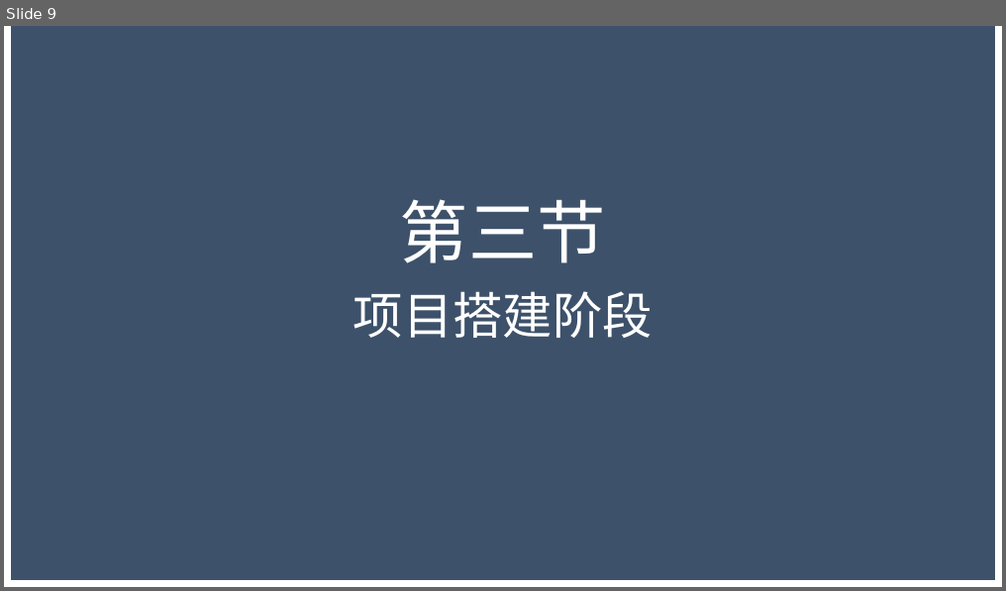
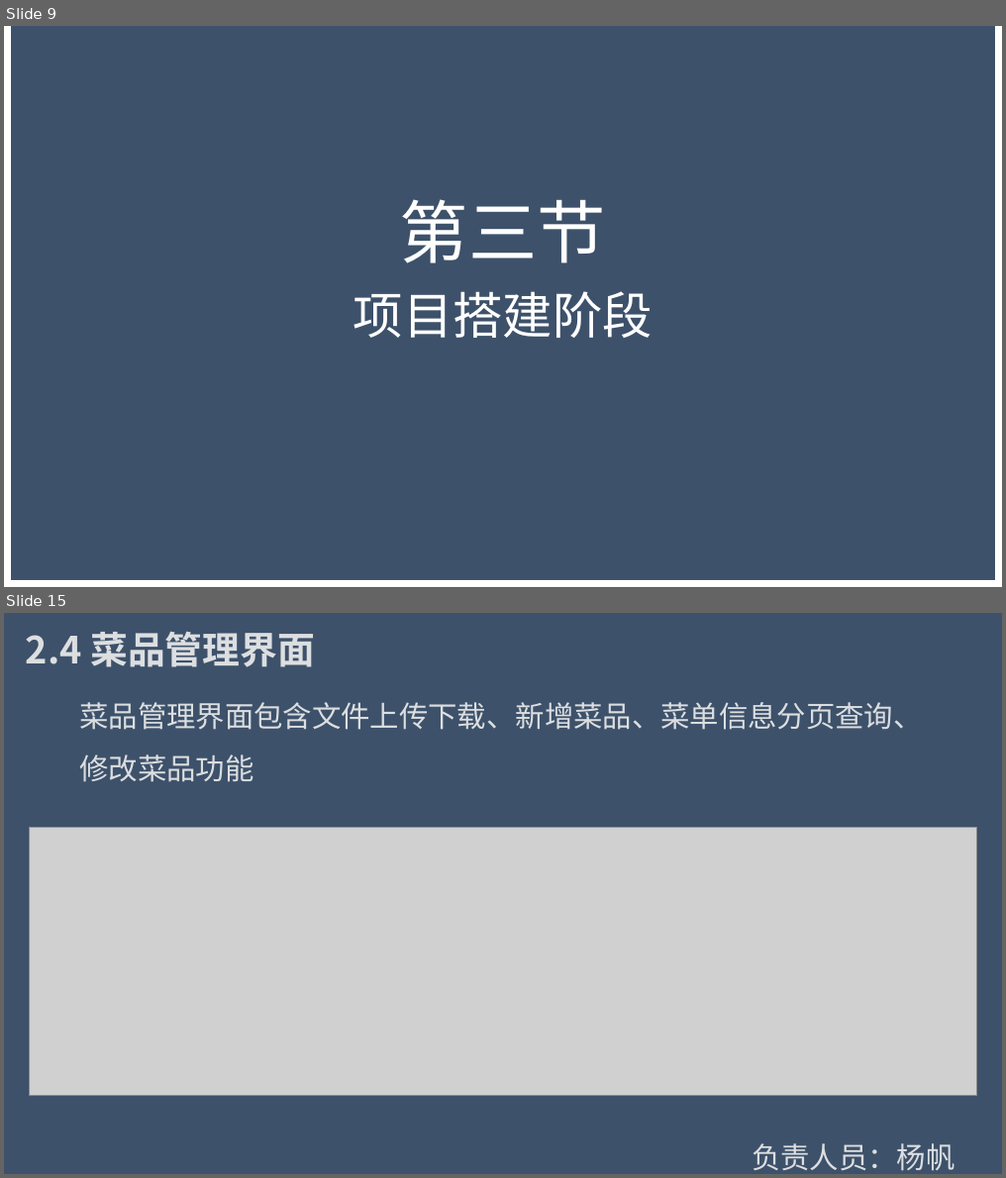
Before and after one commit to Wangzt670/swt, a slide deck: 项目待交付工件/D结项阶段/2.项目答辩.pptx. Shown one above the other, each under a label of ours: slide 9 before the commit, slides 9 and 15 after it; the slides between them are not shown. The pictures are 1006x591 and 1006x1178 pixels, drawn with LibreOffice and Linux fonts; fonts in the diff are those of the drawing; grey boxes stand for pictures; background and template pictures are left out; a plain dark background stands for a picture behind light text. Boxes give left, top, right and bottom in pixels: in the first picture for what was removed or moved away, otherwise in the second. Text is boxed around its words. In the diff, an @@ line names an element or a change of style, - is before the commit and + after.

```diff
--- a/项目待交付工件/D结项阶段/2.项目答辩.pptx
+++ b/项目待交付工件/D结项阶段/2.项目答辩.pptx
@@ slide 15 added at <box>4,613,1002,1174</box>, background #FFFFFF; not listed: 1 template element that a slide beside it also shows @@
@@ text added at <box>26,631,315,667</box>, 36 pt, text #DCDEE0, bold @@
+2.4 菜品管理界面
@@ text added at <box>79,702,922,782</box>, 28 pt, text #DCDEE0 @@
+菜品管理界面包含文件上传下载、新增菜品、菜单信息分页查询、修改菜品功能
@@ picture added at <box>30,827,977,1096</box> @@
@@ text added at <box>751,1144,955,1171</box>, 28 pt, text #DCDEE0 @@
+负责人员：杨帆
```
Also in this commit, not shown: 7 slides changed, 13 other slides added, 4 slides removed.
